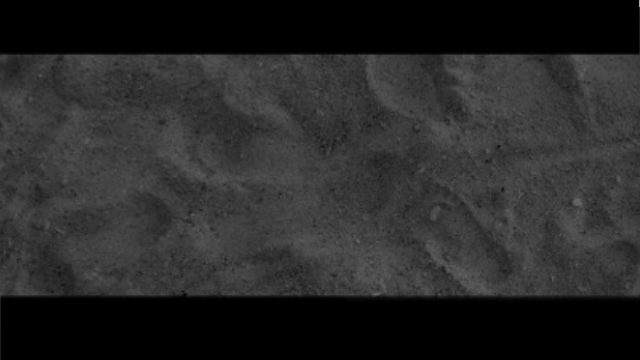
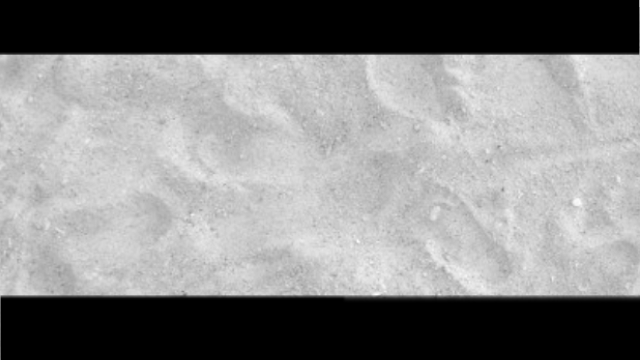
The second 640px x 360px image is a revision of the first. Changes to its layers:
painted on "Pasted Layer #6" over [0, 7, 640, 360]
